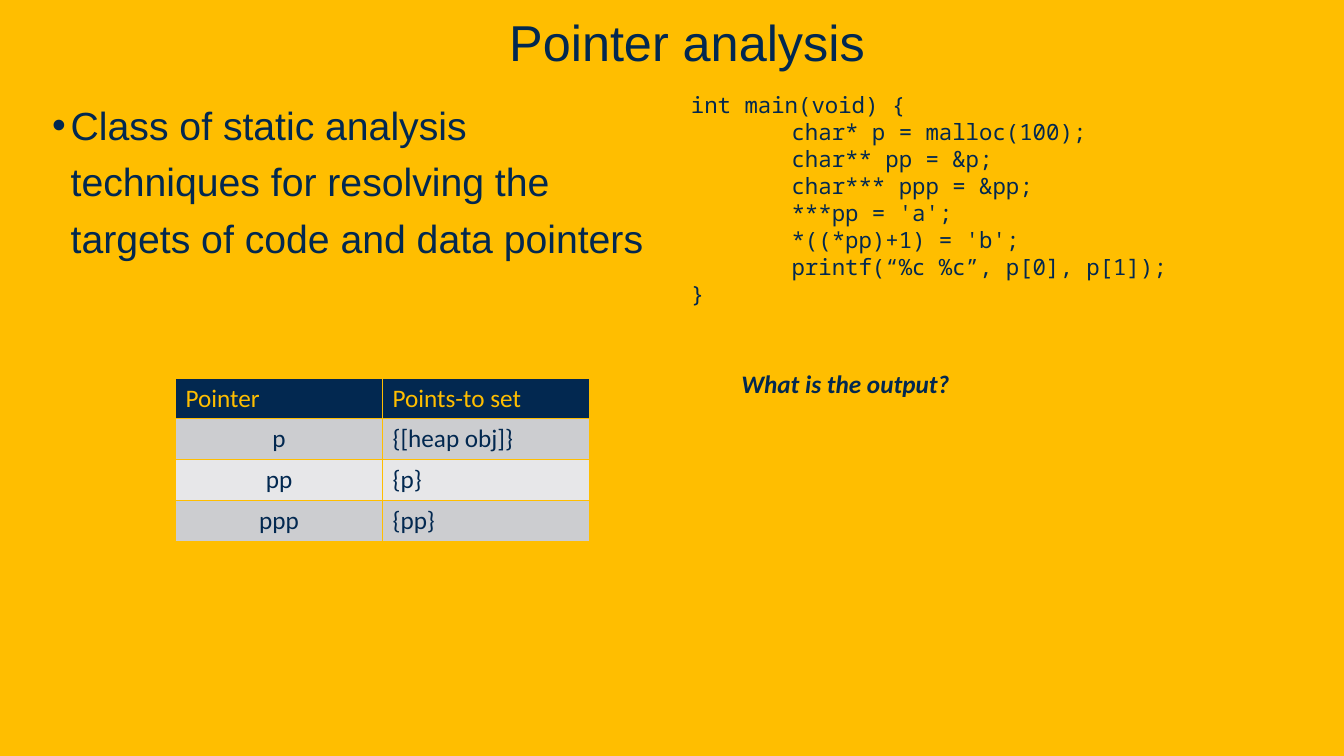
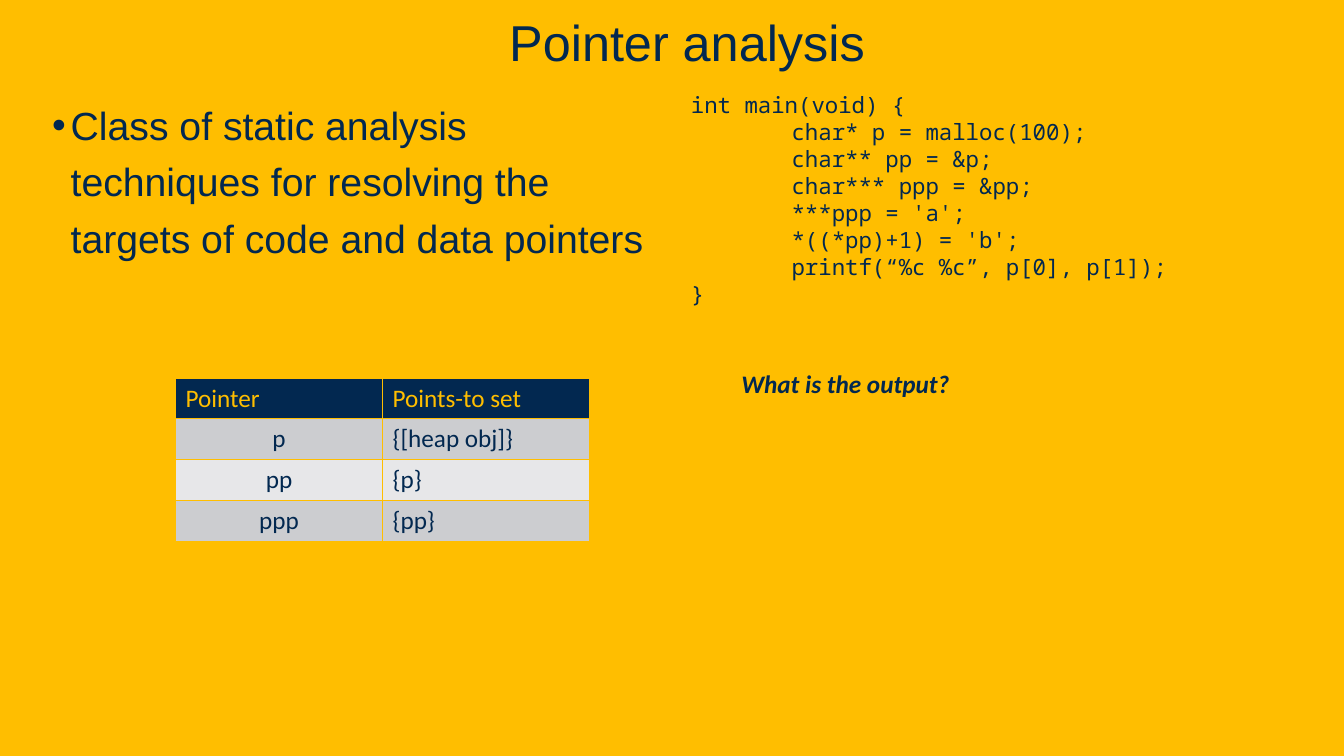
Before and after one commit to davsec-teaching/ECS289C-Spring2025, a slide deck: slide 4 of slides/4_pointer_analysis.pptx. Drawn at 1344x756 pixels with LibreOffice and Linux fonts; fonts in the diff are those of the drawing; background and template pictures are left out. Boxes give left, top, right and bottom in pixels: in the first picture for what was removed or moved away, otherwise in the second. Text is boxed around its words. In the diff, an @@ line names an element or a change of style, - is before the commit and + after.

```diff
--- a/slides/4_pointer_analysis.pptx
+++ b/slides/4_pointer_analysis.pptx
@@ text at (691, 96, 1166, 280): text changed @@
-int main(void) {
-char* p = malloc(100);
-char** pp = &p;
-char*** ppp = &pp;
-***pp = 'a';
-*((*pp)+1) = 'b';
-printf(“%c %c”, p[0], p[1]);
-}
+int main(void) {
+char* p = malloc(100);
+char** pp = &p;
+char*** ppp = &pp;
+***ppp = 'a';
+*((*pp)+1) = 'b';
+printf(“%c %c”, p[0], p[1]);
+}
```
Also in this commit, not shown: 12 other slides changed, 1 other file.
